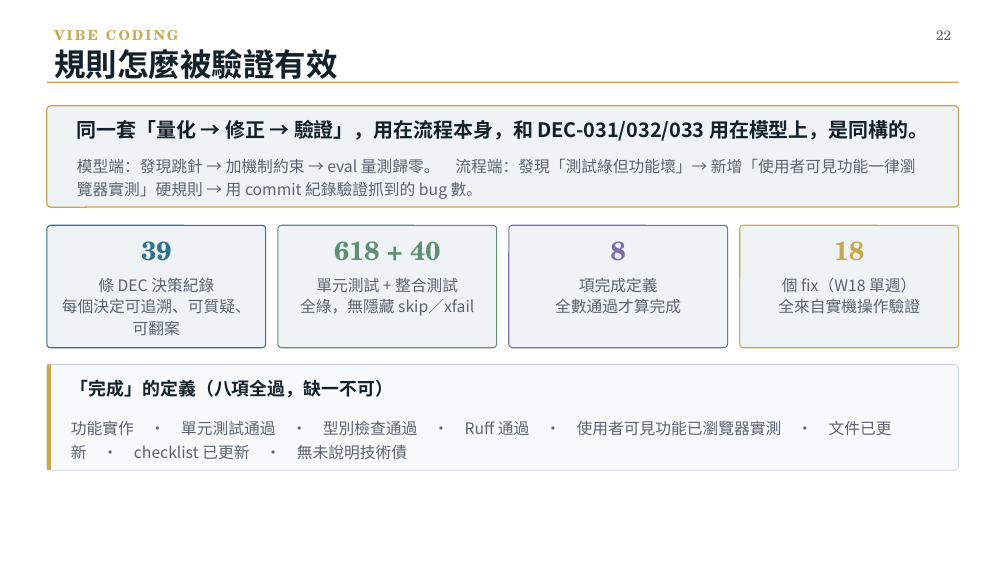
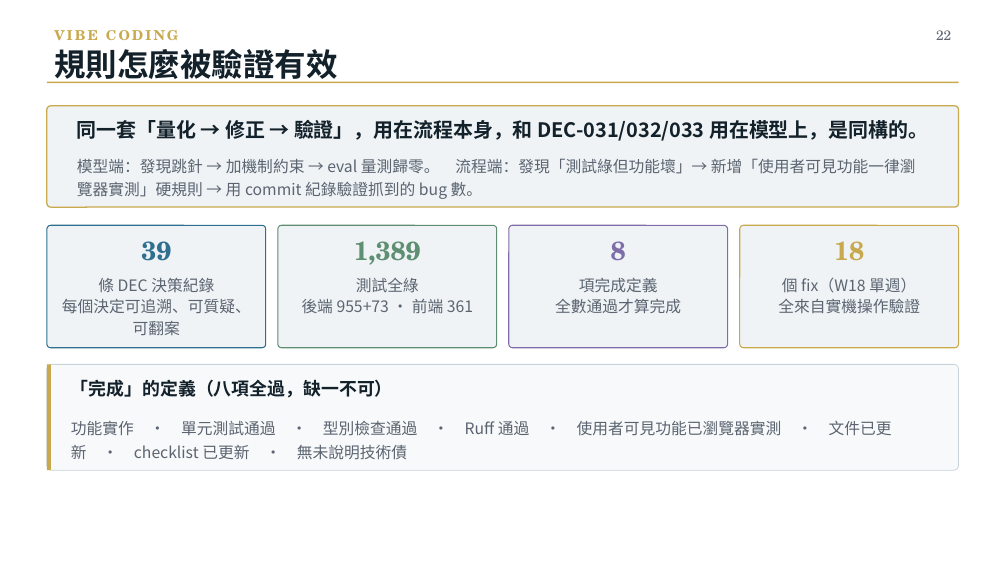
Before and after one commit to billwu101/CloudDrive, a slide deck: slide 22 of doc/ppt/CloudDrive_專題報告_v2.0.pptx. Drawn at 1008x567 pixels with LibreOffice and Linux fonts; fonts in the diff are those of the drawing. Boxes give left, top, right and bottom in pixels: in the first picture for what was removed or moved away, otherwise in the second. Text is boxed around its words. In the diff, an @@ line names an element or a change of style, - is before the commit and + after.

```diff
--- a/doc/ppt/CloudDrive_專題報告_v2.0.pptx
+++ b/doc/ppt/CloudDrive_專題報告_v2.0.pptx
@@ text at (354, 241, 421, 265): text changed @@
-618 + 40
+1,389
@@ text at (302, 278, 473, 313): text changed @@
-單元測試 + 整合測試
-全綠，無隱藏 skip／xfail
+測試全綠
+後端 955+73 · 前端 361
```
Also in this commit, not shown: 4 other slides changed, 1 other file.
